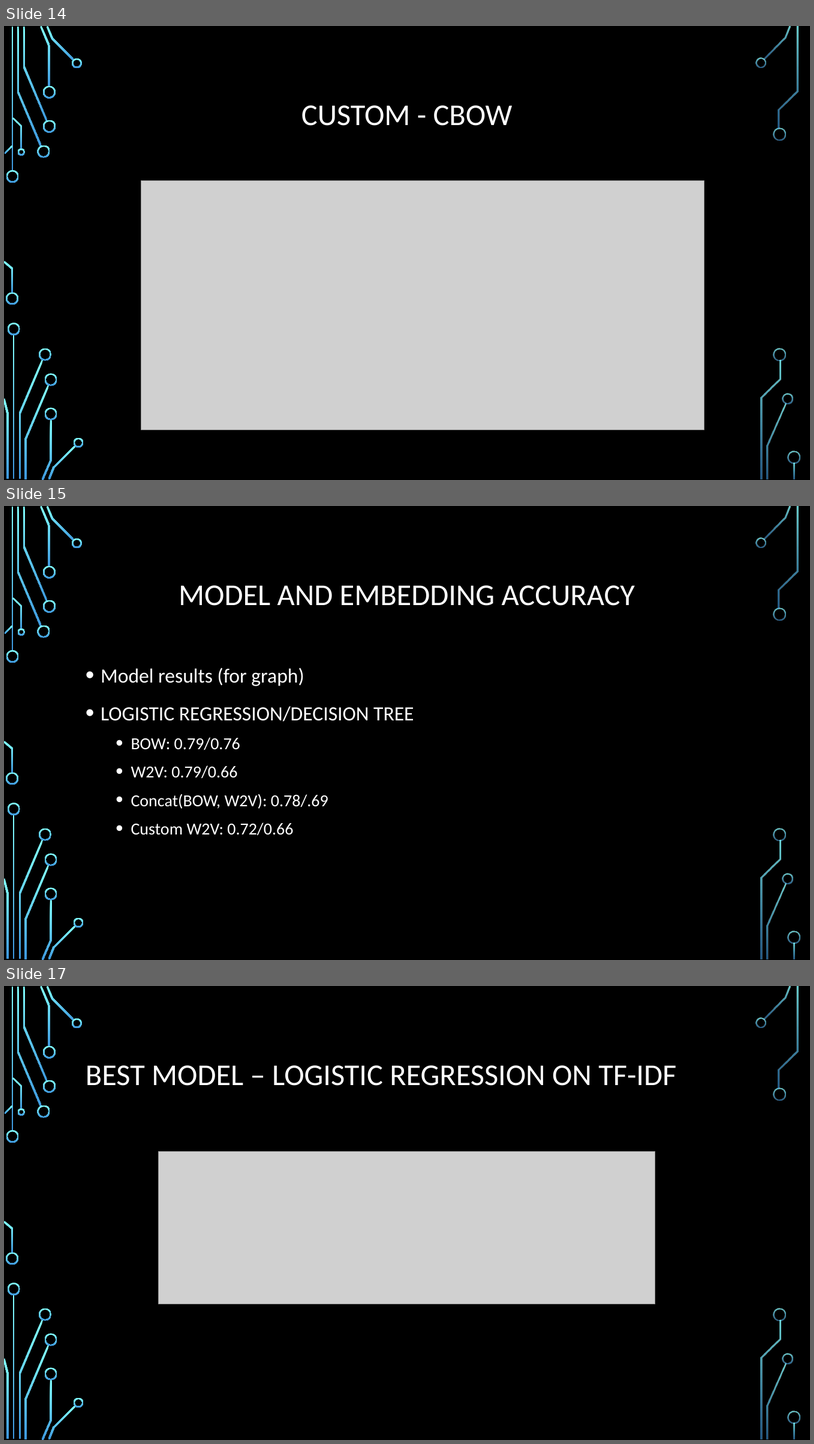
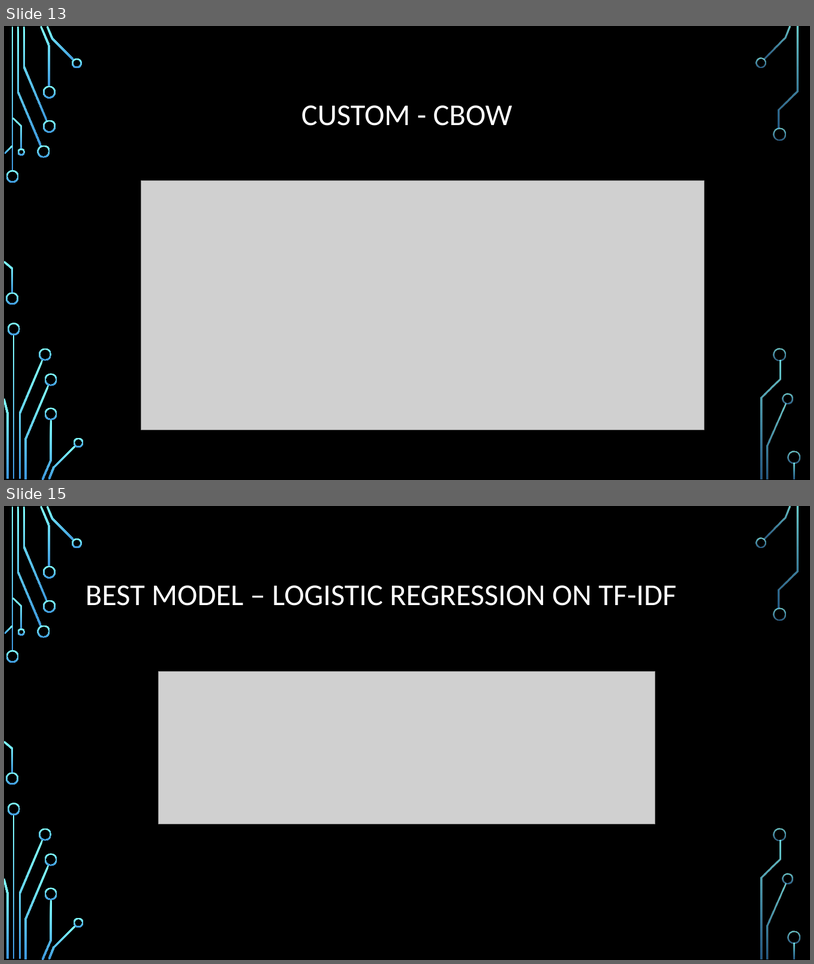
Before and after one commit to sheensta/twitter_hate_speech, a slide deck: deliverables/Hate_Speech_-_Milestone_Two.pptx. Shown one above the other, each under a label of ours: slides 14, 15 and 17 before the commit, slides 13 and 15 after it; the slides between them are not shown. The pictures are 814x1444 and 814x964 pixels, drawn with LibreOffice and Linux fonts; fonts in the diff are those of the drawing; grey boxes stand for pictures; background and template pictures are left out. Boxes give left, top, right and bottom in pixels: in the first picture for what was removed or moved away, otherwise in the second. Text is boxed around its words. In the diff, an @@ line names an element or a change of style, - is before the commit and + after.

```diff
--- a/deliverables/Hate_Speech_-_Milestone_Two.pptx
+++ b/deliverables/Hate_Speech_-_Milestone_Two.pptx
@@ slide 15 removed at <box>4,506,810,960</box>, background picture (left out); not listed: 36 template elements that a slide beside it also shows @@
@@ title removed at <box>179,585,635,606</box> @@
-MODEL AND EMBEDDING ACCURACY
@@ text removed at <box>101,667,414,835</box> @@
-• Model results (for graph)
-• LOGISTIC REGRESSION/DECISION TREE
-  • BOW: 0.79/0.76
-  • W2V: 0.79/0.66
-  • Concat(BOW, W2V): 0.78/.69
-  • Custom W2V: 0.72/0.66
@@ what was slide 14 is now slide 13 @@
@@ what was slide 17 is now slide 15 @@
```
Also in this commit, not shown: 1 slide changed, 1 slide added, 2 other slides removed, 2 other files.
